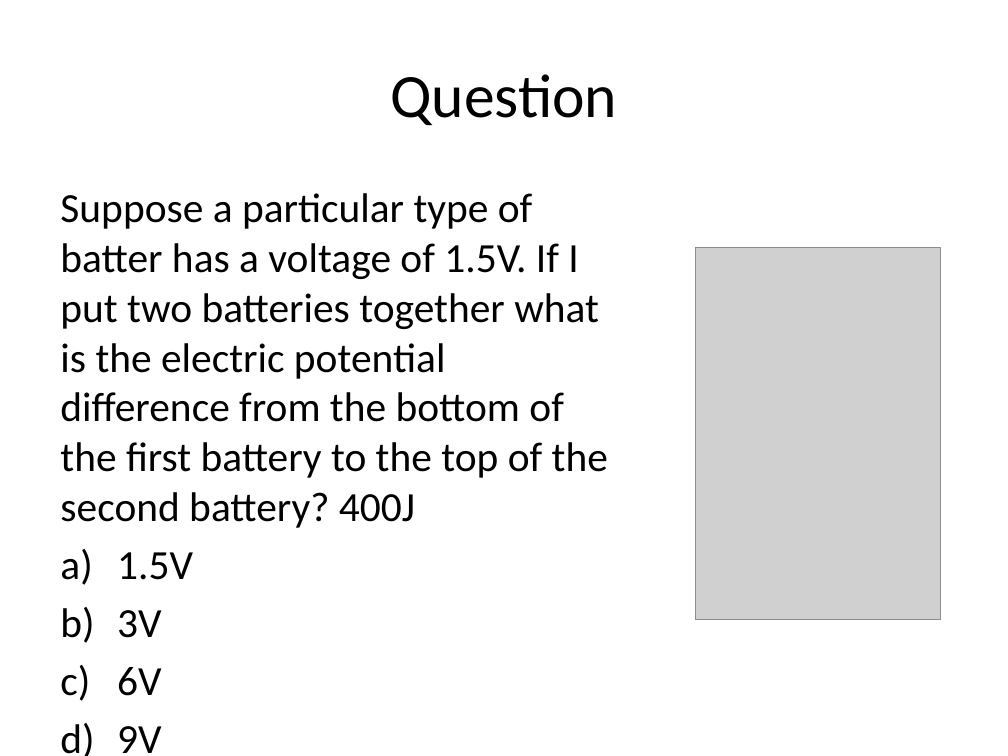
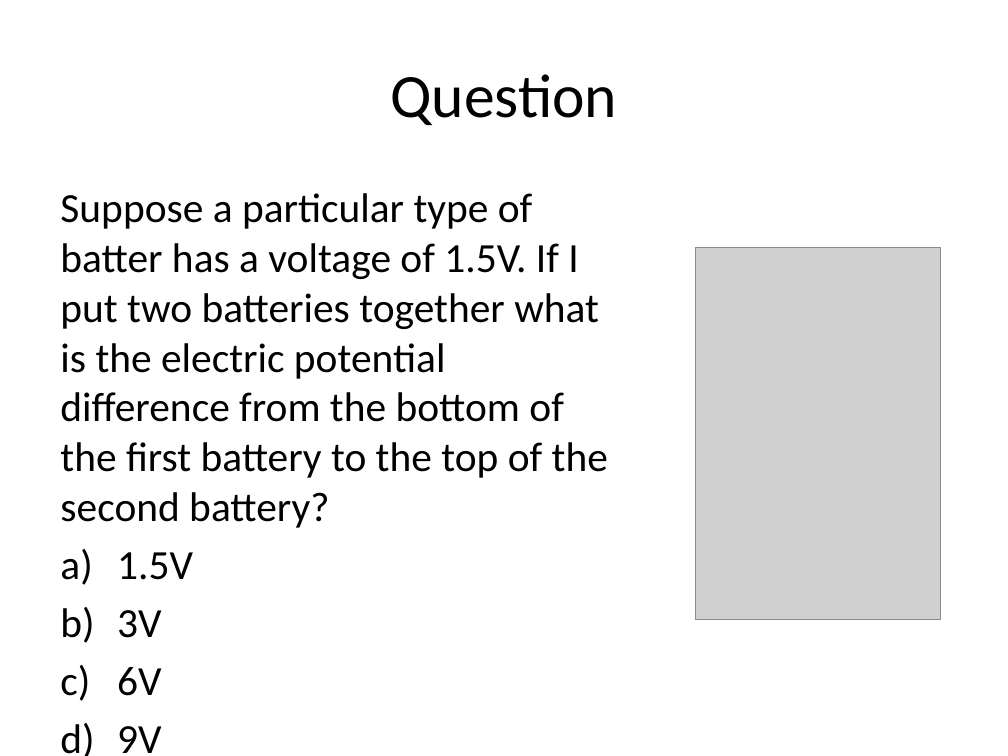
Before and after one commit to rtlines/PH223-Engineering-Physics, a slide deck: slide 34 of Slides/PH223_Lecture_32.pptx. Drawn at 1008x756 pixels with LibreOffice and Linux fonts; fonts in the diff are those of the drawing; grey boxes stand for pictures. Boxes give left, top, right and bottom in pixels: in the first picture for what was removed or moved away, otherwise in the second. Text is boxed around its words. In the diff, an @@ line names an element or a change of style, - is before the commit and + after.

```diff
--- a/Slides/PH223_Lecture_32.pptx
+++ b/Slides/PH223_Lecture_32.pptx
@@ text at <box>60,193,608,528</box>: text changed @@
-Suppose a particular type of batter has a voltage of 1.5V. If I put two batteries together what is the electric potential difference from the bottom of the first battery to the top of the second battery? 400J
+Suppose a particular type of batter has a voltage of 1.5V. If I put two batteries together what is the electric potential difference from the bottom of the first battery to the top of the second battery?
```
Also in this commit, not shown: 4 other files.
